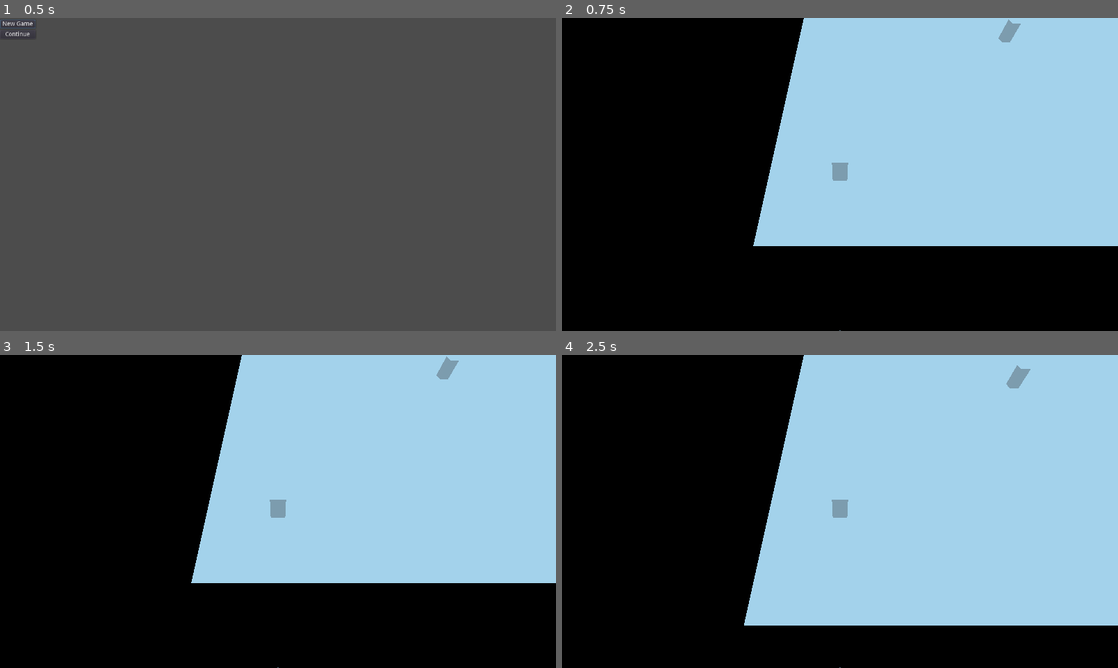
Above: before the commit, frames 1-4 (two rows, left to right).
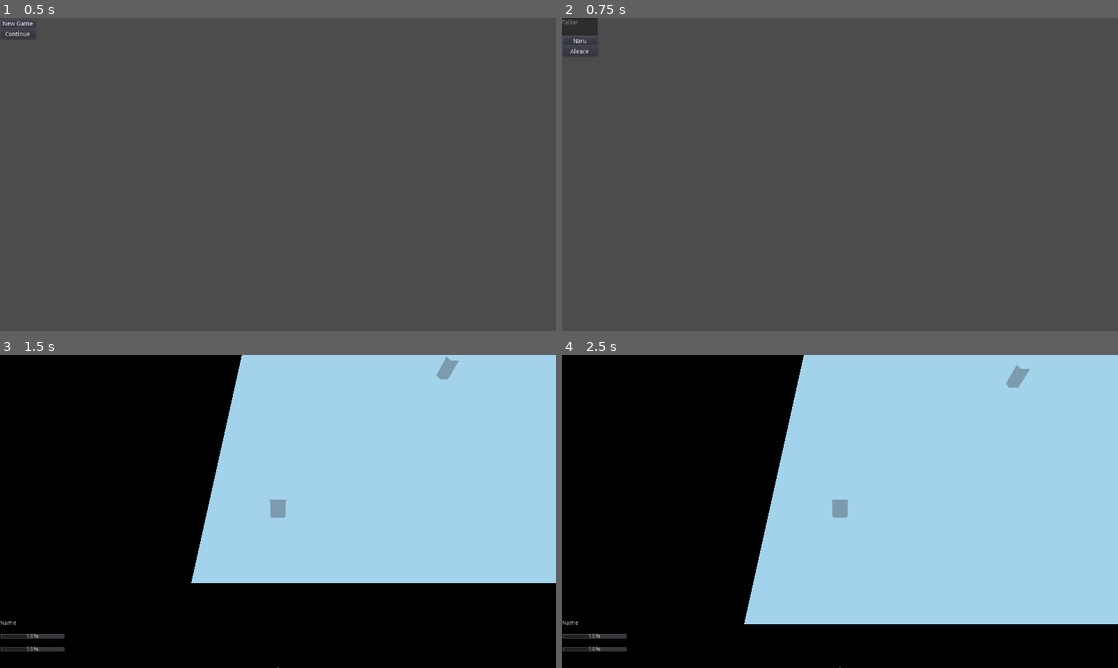
Above: after the commit, the same moments.

Repository: naruaika/electroidesia
Game: Godot game, scene res://gui/screens/splash_screen/SplashScreen.tscn
The game is run twice, just before and just after one commit, with the same random seed, the same clock (stepped at 60 frames per second) and the same inputs.
Inputs (mouse positions are in pixels of both pictures, inside the frame that each line leads up to):
- Up to frame 1 (0.5 s): no input
- Up to frame 2 (0.75 s): click "New Game" at 0.5 s
- Up to frame 3 (1.5 s): click (16, 380) at 1.25 s, where only the run after the commit has a clickable "Naru"
- Up to frame 4 (2.5 s): tap Enter (ui_accept) at 2, 2.1, 2.27 s; hold W (movement_forward) from 2.03 s (still down)

Frame 1 is identical in both runs. In frame 2, 100% of the frame differs, in the area x 0-100%, y 0-100%; in frame 3, 0.4%; in frame 4, 0.7%.

Commit message:
Add simple main character selection

Diff:
--- a/game/Adventure.gd
+++ b/game/Adventure.gd
@@ -1,7 +1,7 @@
 extends Node
 
 func _ready() -> void:
-	$Player.add_child(load(GameManager.data["player"]).instance())
+	$Player.add_child(load(GameManager.get_player_character()).instance())
 	# TODO: handle savable objects in the map
 	reload_map()
 
@@ -12,4 +12,4 @@
 
 	# Add a child
 	# FIXME: handle big map
-	$Map.add_child(load(GameManager.data["map"]).instance())
+	$Map.add_child(load(GameManager.get_map()).instance())
--- a/game/GameManager.gd
+++ b/game/GameManager.gd
@@ -1,36 +1,73 @@
 extends Node
 
+var current_scene = null
+
 # Current game data
-var current_scene = null
-var data = {
-	# TODO: handle multiple player character
-	player = "res://game/characters/player/naru/Naru.tscn",
-	map    = "res://game/maps/initial_map/InitialMap.tscn",
-	story  = 1
-}
-var is_telling_story = false
-var _story_path = "game/story/story.dat"
+var data
+var is_interrupted = false
+var _story_path = "game/stories/stories.dat"
+var _levelup_path = "game/characters/level_up.dat"
 
 # References
+var initial_data = {
+	# TODO: handle multiple player character
+	player = {
+		name = "Player",
+		character = "res://game/characters/player/naru/Naru.tscn",
+		position = [0, 0, 0],
+		rotation = [0, 0, 0],
+		statistics = {
+			level = 1,
+			hit_point = 0,
+			mana_point = 0,
+			experience_point = 0
+		}
+	},
+	map = "res://game/maps/initial_map/InitialMap.tscn",
+	story = 1,
+	gold = 0
+}
 var opposite_direction = {
 	"North" : "South",
 	"South" : "North",
 	"East"  : "West",
 	"West"  : "East"
 }
-var game_story
+var stories_reference
+var levelups_reference
 
-func new_game() -> void:
-	# Start game
-	goto_scene("res://game/Adventure.tscn")
+func _ready() -> void:
+	var root = get_node("/root")
+	current_scene = root.get_child(root.get_child_count() -1)
 
-	# Reset player position
-#	var players = get_tree().get_nodes_in_group("player")
-#	for player in players:
-#		player.translation = Vector3(-27, 0, 47)
+	# Load level_up.dat file
+	var f = File.new()
+	f.open(_levelup_path, File.READ)
+	levelups_reference = parse_json(f.get_as_text())
+	f.close()
 
-func go_to_map(scene_path: String, enter_direction: String) -> void:
-	var adventure_node = get_tree().get_root().get_node("Adventure")
+	# Load stories.dat file
+	f = File.new()
+	f.open(_story_path, File.READ)
+	stories_reference = parse_json(f.get_as_text())
+	f.close()
+
+func start_game(create_new: bool) -> void:
+	if create_new:
+		# Reset player current data
+		data = initial_data.duplicate()
+
+		# Go to main character selection scene
+		goto_scene("res://gui/screens/select_main_character/SelectMainCharacter.tscn")
+	else:
+		# Load saved data
+		# TODO: add save function
+
+		# Start game
+		goto_scene("res://game/Adventure.tscn")
+
+func goto_map(scene_path: String, enter_direction: String) -> void:
+	var adventure_node = get_node("/root/Adventure")
 
 	# Change map scene
 	var previous_scene_path = data["map"]
@@ -41,63 +78,50 @@
 	#----- Find match spawn point
 	var entrances_node = adventure_node.get_node("Map").get_child(0).get_node("Entrances")
 	var spawn_position
-	for point in entrances_node.get_children():
-		if point.go_to_scene == previous_scene_path and opposite_direction[point.enter_direction] == enter_direction:
-			spawn_position = point.get_spawn_position()
+	for entrance in entrances_node.get_children():
+		if entrance.go_to_scene == previous_scene_path and opposite_direction[entrance.enter_direction] == enter_direction:
+			spawn_position = entrance.get_spawn_position()
 			break
 	#----- Change player position to spawn_position
 	var players = get_tree().get_nodes_in_group("player")
 	for player in players:
 		player.global_transform.origin = spawn_position
 
+func goto_scene(path: String) -> void:
+	var loader = ResourceLoader.load_interactive(path)
+
+	current_scene.queue_free()
+
+	var time_max = 100 # msec
+	while OS.get_ticks_msec() < OS.get_ticks_msec() + time_max:
+		var err = loader.poll()
+		if err == ERR_FILE_EOF: # load finished
+			current_scene = loader.get_resource().instance()
+			get_node("/root").call_deferred("add_child", current_scene)
+			loader = null
+			break
+		elif err == OK:
+			continue
+		else: # error during loading
+			loader = null
+			break
+
 func tell_story():
-	get_tree().get_root().get_node("Adventure/HUD").tell_story(str(data["story"]))
+	get_node("/root/Adventure/HUD").show_dialogues(stories_reference[str(data["story"])])
 	data["story"] += 1
 
-func _ready() -> void:
-	# Get current scene
-	var root = get_tree().get_root()
-	current_scene = root.get_child(root.get_child_count() - 1)
+func syncro_names():
+	stories_reference = parse_json(to_json(stories_reference).replace("Naru", data["player"]["name"]))
 
-	# Load story file
-	var f = File.new()
-	f.open(_story_path, File.READ)
-	game_story = parse_json(f.get_as_text())
-	f.close()
+func set_player_name(name) -> void:
+	data["player"]["name"] = name
+	syncro_names()
 
-func goto_scene(path) -> void:
-	call_deferred("_deferred_goto_scene", path)
+func get_player_character() -> String:
+	return data["player"]["character"]
 
-func _deferred_goto_scene(path) -> void:
-	current_scene.free()
-	current_scene = ResourceLoader.load(path).instance()
-	get_tree().get_root().add_child(current_scene)
-	# Optional
-	get_tree().set_current_scene(current_scene)
+func set_player_character(character) -> void:
+	data["player"]["character"] = character
 
-#var loader
-#var wait_frames
-#var time_max = 100 # msec
-#var current_scene
-#
-#func _ready() -> void:
-#	var root = get_tree().get_root()
-#	current_scene = root.get_child(root.get_child_count() -1)
-#
-#func goto_scene(path) -> void: # game requests to switch to this scene
-#	loader = ResourceLoader.load_interactive(path)
-#	if loader == null: # check for errors
-#		show_error()
-#		return
-#	set_process(true)
-#
-#	current_scene.queue_free() # get rid of the old scene
-#
-#	# start your "loading..." animation
-#	get_node("animation").play("loading")
-#
-#	wait_frames = 1
-
-#func set_new_scene(scene_resource) -> void:
-#    current_scene = scene_resource.instance()
-#    get_node("/root").add_child(current_scene)
+func get_map() -> String:
+	return data["map"]
--- a/game/characters/Character.gd
+++ b/game/characters/Character.gd
@@ -2,4 +2,4 @@
 
 class_name Character
 
-onready var camera = get_tree().get_root().get_camera()
+onready var camera = get_node("/root").get_camera()
--- a/game/characters/npc/mathea/Mathea.tscn
+++ b/game/characters/npc/mathea/Mathea.tscn
@@ -1,5 +1,14 @@
-[gd_scene load_steps=2 format=2]
+[gd_scene load_steps=4 format=2]
 
 [ext_resource path="res://game/characters/npc/NPC.tscn" type="PackedScene" id=1]
+[ext_resource path="res://game/objects/story_area/StoryArea.tscn" type="PackedScene" id=2]
+[ext_resource path="res://game/objects/story_area/StoryArea.gd" type="Script" id=3]
 
-[node name="Mathea" instance=ExtResource( 1 )]
+[node name="Mathea" index="0" instance=ExtResource( 1 )]
+
+[node name="StoryArea" type="Area" parent="." index="2" instance=ExtResource( 2 )]
+transform = Transform( 1, 0, 0, 0, 1, 0, 0, 0, 1, 0, -1, 0 )
+script = ExtResource( 3 )
+story_number = 1
+
+[connection signal="body_entered" from="StoryArea" to="StoryArea" method="_on_TellStory_body_entered"]
--- a/game/characters/player/Player.gd
+++ b/game/characters/player/Player.gd
@@ -7,16 +7,8 @@
 
 var velocity = Vector3()
 
-#onready var area = $Area
-
-#signal area_entered(information)
-
-#func _ready() -> void:
-#	area.connect("area_entered", self, "check_area", [true]) # true when enter
-#	area.connect("area_exited", self, "check_area", [false]) # false when exit
-
 func _physics_process(delta: float) -> void:
-	if !GameManager.is_telling_story:
+	if !GameManager.is_interrupted:
 		process_movement(delta)
 
 func process_movement(delta: float) -> void:
@@ -68,11 +60,3 @@
 	# TODO: make it more flexible
 	camera.translation.x = translation.x
 	camera.translation.z = translation.z + 18
-
-#func check_area(area, bind) -> void:
-#	if area.is_in_group("gate"):
-#		var area_information = []
-#		if bind:
-#			area_information = [] + area.get_meta("information")
-#			print("[{0}] faced [{1} Gate]".format([get_name(), area_information[0]]))
-#		emit_signal("area_entered", area_information)
--- a/game/hud/HUD.gd
+++ b/game/hud/HUD.gd
@@ -7,23 +7,23 @@
 	set_process_input(false)
 
 func _input(event: InputEvent) -> void:
-	if GameManager.is_telling_story:
+	if GameManager.is_interrupted:
 		if event.is_action_released("ui_accept"):
 			dialogue_index += 1
 			if dialogue_index == story.size():
 				$Dialogue.hide()
-				GameManager.is_telling_story = false
+				GameManager.is_interrupted = false
 				set_process_input(false)
 			else:
 				$Dialogue/Name.text = story[dialogue_index][1]
 				$Dialogue/Content.text = story[dialogue_index][0]
 
-func tell_story(no: String) -> void:
-	story = GameManager.game_story[no]
+func show_dialogues(game_story: Array) -> void:
+	story = game_story
 	$Dialogue/Name.text = story[0][1]
 	$Dialogue/Content.text = story[0][0]
 
 	$Dialogue.show()
-	GameManager.is_telling_story = true
+	GameManager.is_interrupted = true
 	set_process_input(true)
-	dialogue_index = 1
+	dialogue_index = 0
--- a/game/hud/HUD.tscn
+++ b/game/hud/HUD.tscn
@@ -35,3 +35,32 @@
 margin_right = 124.0
 margin_bottom = 44.0
 text = "Dialogue/story Text"
+
+[node name="PlayerStatistics" type="Control" parent="."]
+anchor_top = 1.0
+anchor_bottom = 1.0
+margin_top = -110.0
+margin_right = 300.0
+
+[node name="BgImage" type="TextureRect" parent="PlayerStatistics"]
+margin_right = 190.0
+margin_bottom = 110.0
+texture = SubResource( 1 )
+expand = true
+
+[node name="Name" type="Label" parent="PlayerStatistics"]
+margin_right = 40.0
+margin_bottom = 14.0
+text = "Name"
+
+[node name="HitPoint" type="ProgressBar" parent="PlayerStatistics"]
+margin_top = 30.0
+margin_right = 150.0
+margin_bottom = 44.0
+value = 50.0
+
+[node name="ManaPoint" type="ProgressBar" parent="PlayerStatistics"]
+margin_top = 60.0
+margin_right = 150.0
+margin_bottom = 74.0
+value = 50.0
--- a/game/maps/initial_map/InitialMap.tscn
+++ b/game/maps/initial_map/InitialMap.tscn
@@ -1,8 +1,7 @@
-[gd_scene load_steps=4 format=2]
+[gd_scene load_steps=3 format=2]
 
 [ext_resource path="res://game/maps/Map.tscn" type="PackedScene" id=1]
 [ext_resource path="res://game/characters/npc/mathea/Mathea.tscn" type="PackedScene" id=2]
-[ext_resource path="res://game/objects/tell_story/TellStory.tscn" type="PackedScene" id=3]
 
 [node name="InitialMap" instance=ExtResource( 1 )]
 transform = Transform( 1, 0, 0, 0, 1, 0, 0, 0, 1, 40, 0, -40 )
@@ -12,6 +11,3 @@
 go_to_scene = "res://game/maps/initial_map/InitialMap2.tscn"
 
 [node name="Mathea" parent="NPCs" index="0" instance=ExtResource( 2 )]
-
-[node name="TellStory" parent="NPCs/Mathea" index="2" instance=ExtResource( 3 )]
-story_number = 1
--- a/game/objects/entrance/Entrance.gd
+++ b/game/objects/entrance/Entrance.gd
@@ -7,7 +7,7 @@
 func _on_Area_body_entered(body: Node) -> void:
 	if body.is_in_group("player"):
 		if auto_enter or Input.is_action_just_pressed("ui_accept"):
-			GameManager.go_to_map(go_to_scene, enter_direction)
+			GameManager.goto_map(go_to_scene, enter_direction)
 
 func get_spawn_position() -> Vector3:
 	return $SpawnPoint.global_transform.origin
--- a/game/objects/tell_story/TellStory.tscn
+++ b/game/objects/story_area/StoryArea.tscn
@@ -1,11 +1,13 @@
 [gd_scene load_steps=3 format=2]
 
-[ext_resource path="res://game/objects/tell_story/TellStory.gd" type="Script" id=1]
+[ext_resource path="res://game/objects/story_area/StoryArea.gd" type="Script" id=1]
+
+
 
 [sub_resource type="CylinderShape" id=1]
 
 
-[node name="TellStory" type="Area"]
+[node name="StoryArea" type="Area"]
 transform = Transform( 1, 0, 0, 0, 1, 0, 0, 0, 1, 0, -1, 0 )
 script = ExtResource( 1 )
 
--- a/gui/buttons/menu_button/MenuButton.gd
+++ b/gui/buttons/menu_button/MenuButton.gd
@@ -1,3 +1,3 @@
 extends Button
 
-export(String) var go_to_scene = "res://.tscn"
+export(String) var scene_to_load = "res://.tscn"
--- /dev/null
+++ b/gui/screens/select_main_character/SelectMainCharacter.gd
@@ -0,0 +1,12 @@
+extends Control
+
+# TODO: handle custom character name
+func _ready() -> void:
+	$Buttons/SelectNaru.grab_focus()
+	for button in $Buttons.get_children():
+		button.connect("pressed", self, "_on_Button_pressed", [button.scene_to_load])
+
+func _on_Button_pressed(chosen_character):
+	GameManager.set_player_name($Name.text)
+	GameManager.set_player_character(chosen_character)
+	GameManager.goto_scene("res://game/Adventure.tscn")
--- /dev/null
+++ b/gui/screens/select_main_character/SelectMainCharacter.tscn
@@ -0,0 +1,32 @@
+[gd_scene load_steps=3 format=2]
+
+[ext_resource path="res://gui/screens/select_main_character/SelectMainCharacter.gd" type="Script" id=1]
+[ext_resource path="res://gui/buttons/menu_button/MenuButton.tscn" type="PackedScene" id=2]
+
+[node name="SelectMainCharacter" type="Control"]
+anchor_right = 1.0
+anchor_bottom = 1.0
+script = ExtResource( 1 )
+
+[node name="Name" type="TextEdit" parent="."]
+margin_right = 82.0
+margin_bottom = 40.0
+text = "Faikar"
+readonly = true
+
+[node name="Buttons" type="VBoxContainer" parent="."]
+margin_top = 44.0
+margin_right = 82.0
+margin_bottom = 88.0
+
+[node name="SelectNaru" parent="Buttons" instance=ExtResource( 2 )]
+margin_right = 82.0
+text = "Naru"
+scene_to_load = "res://game/characters/player/naru/Naru.tscn"
+
+[node name="SelectAleace" parent="Buttons" instance=ExtResource( 2 )]
+margin_top = 24.0
+margin_right = 82.0
+margin_bottom = 44.0
+text = "Aleace"
+scene_to_load = "res://game/characters/player/aleace/Aleace.tscn"
--- a/gui/screens/title_screen/TitleScreen.gd
+++ b/gui/screens/title_screen/TitleScreen.gd
@@ -4,4 +4,7 @@
 	$Menu/Buttons/NewGameButton.grab_focus()
 
 func _on_NewGameButton_pressed() -> void:
-	GameManager.new_game()
+	GameManager.start_game(true)
+
+func _on_ContinueButton_pressed() -> void:
+	GameManager.start_game(false)
--- a/gui/screens/title_screen/TitleScreen.tscn
+++ b/gui/screens/title_screen/TitleScreen.tscn
@@ -23,11 +23,14 @@
 [node name="NewGameButton" parent="Menu/Buttons" instance=ExtResource( 2 )]
 margin_right = 82.0
 text = "New Game"
+script = null
 
 [node name="ContinueButton" parent="Menu/Buttons" instance=ExtResource( 2 )]
 margin_top = 24.0
 margin_right = 82.0
 margin_bottom = 44.0
 text = "Continue"
+script = null
 
 [connection signal="pressed" from="Menu/Buttons/NewGameButton" to="." method="_on_NewGameButton_pressed"]
+[connection signal="pressed" from="Menu/Buttons/ContinueButton" to="." method="_on_ContinueButton_pressed"]
Not shown, added: game/characters/level_up.dat
Renamed: game/objects/tell_story/TellStory.gd -> game/objects/story_area/StoryArea.gd
Not shown, added: game/stories/stories.dat
Not shown, removed: game/story/story.dat
